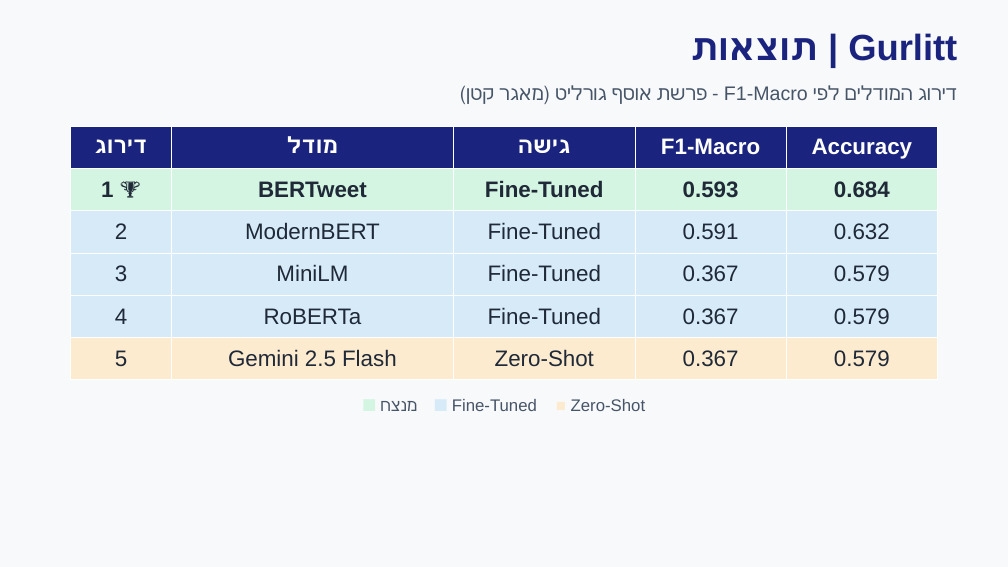
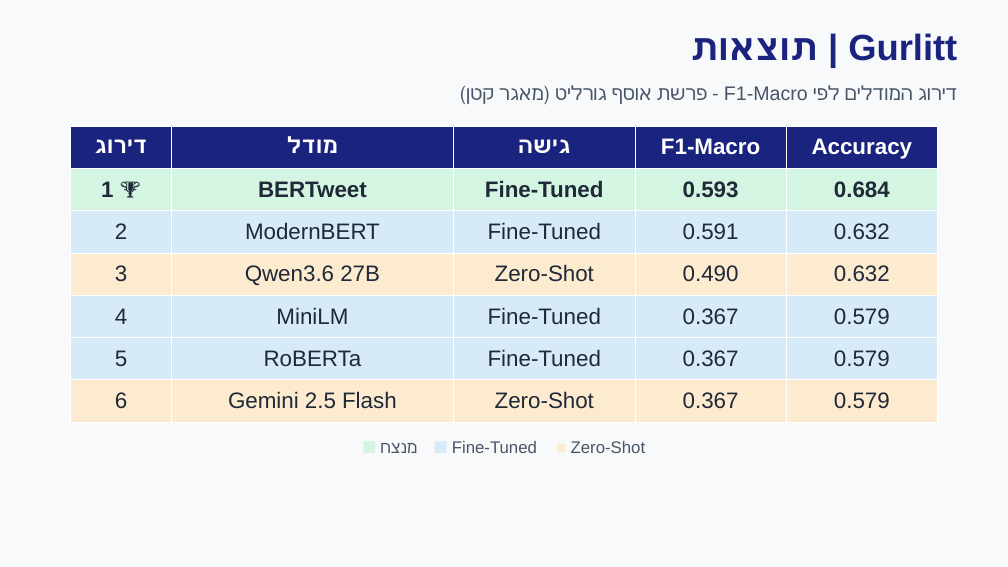
Before and after one commit to Yoni140/zeroshot_project, a slide deck: slide 11 of presentation/Results_Ranked_Slides.pptx. Drawn at 1008x567 pixels with LibreOffice and Linux fonts; fonts in the diff are those of the drawing. Boxes give left, top, right and bottom in pixels: in the first picture for what was removed or moved away, otherwise in the second. Text is boxed around its words. In the diff, an @@ line names an element or a change of style, - is before the commit and + after.

Commit message:
Complete zero-shot coverage on the four selected PHEME events
GPT-OSS finishes sydneysiege (F1 0.659), closing all 12 model-event
combinations. Refreshes master table, comparison figures, and the
ranked-results and core-datasets decks.

```diff
--- a/presentation/Results_Ranked_Slides.pptx
+++ b/presentation/Results_Ranked_Slides.pptx
@@ table at [71,126,937,422] @@
-row 4: 3 | MiniLM | Fine-Tuned | 0.367 | 0.579
-row 5: 4 | RoBERTa | Fine-Tuned | 0.367 | 0.579
-row 6: 5 | Gemini 2.5 Flash | Zero-Shot | 0.367 | 0.579
+row 4: 3 | Qwen3.6 27B | Zero-Shot | 0.490 | 0.632
+row 5: 4 | MiniLM | Fine-Tuned | 0.367 | 0.579
+row 6: 5 | RoBERTa | Fine-Tuned | 0.367 | 0.579
+row 7: 6 | Gemini 2.5 Flash | Zero-Shot | 0.367 | 0.579
@@ text "■ מנצח ■ Fine-Tuned ■ ...": place and size @@
-text "■ מנצח ■ Fine-Tuned ■ ..." at [380,399,646,411]
+text "■ מנצח ■ Fine-Tuned ■ ..." at [380,441,646,453]
```
Also in this commit, not shown: 5 other slides changed, 9 other files.
